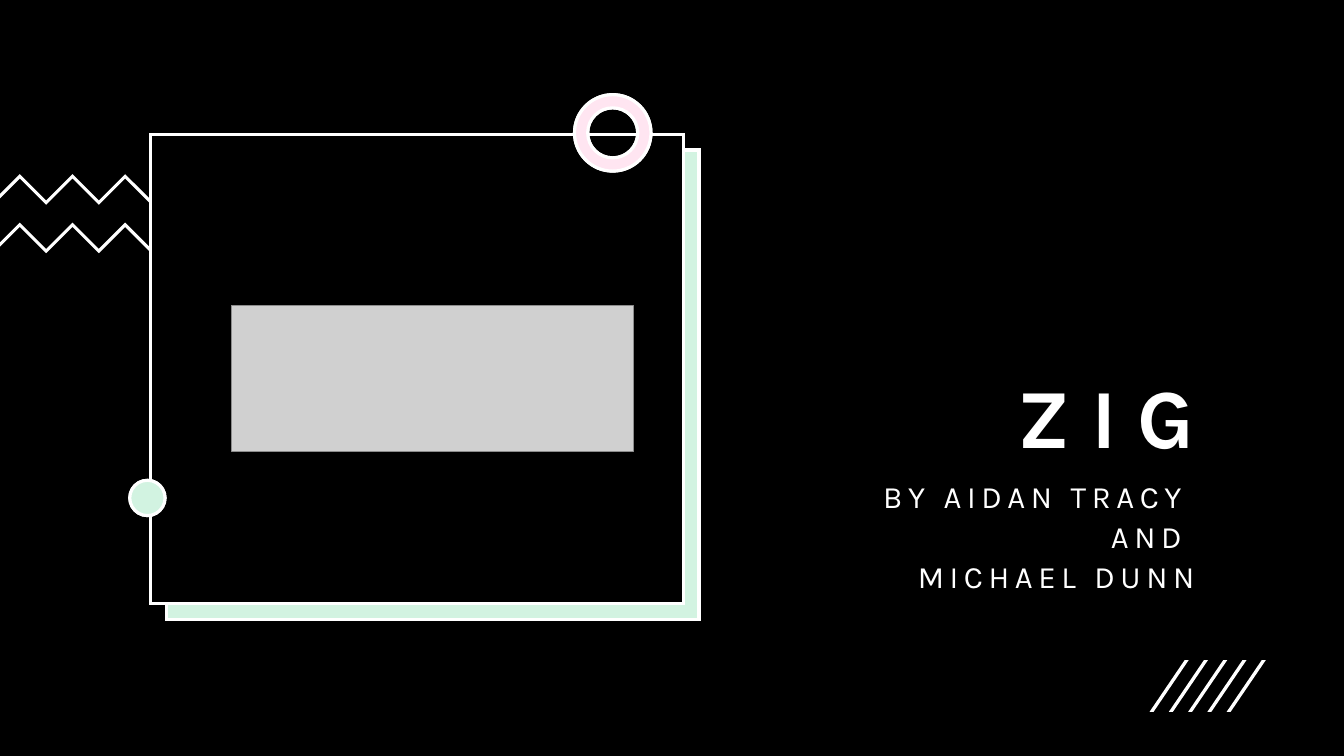
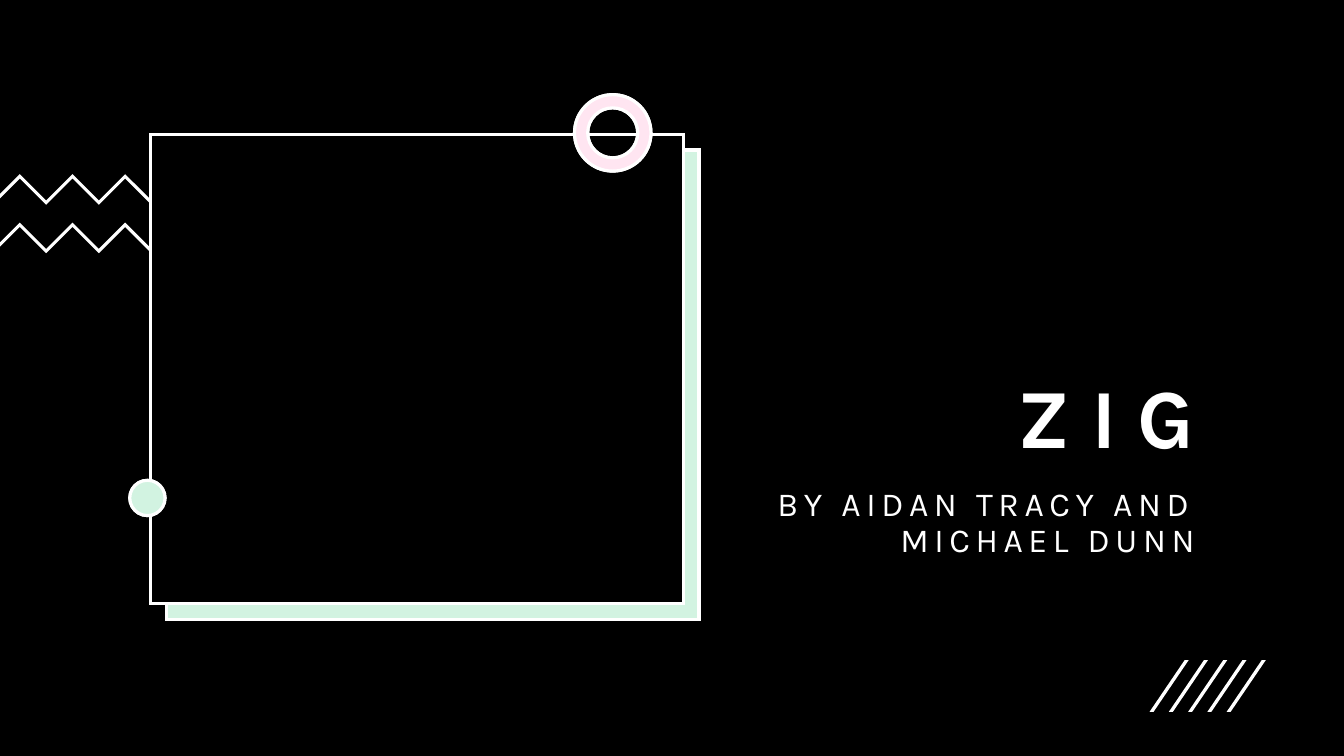
Before and after one commit to aidantracy/huffman_encoder, a slide deck: slide 1 of zig-presentation.pptm. Drawn at 1344x756 pixels with LibreOffice and Linux fonts; fonts in the diff are those of the drawing; grey boxes stand for pictures. Boxes give left, top, right and bottom in pixels: in the first picture for what was removed or moved away, otherwise in the second. Text is boxed around its words. In the diff, an @@ line names an element or a change of style, - is before the commit and + after.

```diff
--- a/zig-presentation.pptm
+++ b/zig-presentation.pptm
@@ picture removed at [232, 306, 634, 452] @@
@@ subtitle at [777, 494, 1195, 553]: text changed; size 22.2 to 24 pt @@
-BY AIDAN TRACY
-AND
-MICHAEL DUNN
+BY AIDAN TRACY AND MICHAEL DUNN
```
Also in this commit, not shown: 2 other files.
